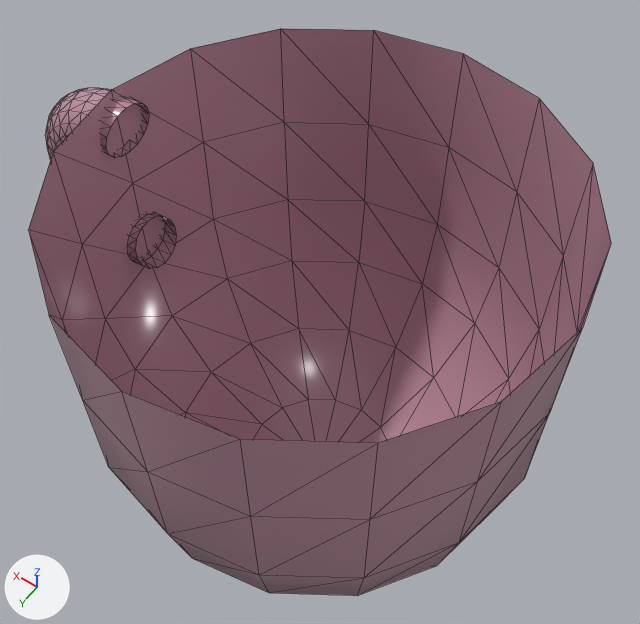
The glTF model media/shop/taza.glb, before and after one commit.
The view is the same before and after, from a 50 mm lens placed at (-0.65, 0.91, 2.049), pointed at (0.062, -0.087, 0.483). The lights are fixed; the arrows at lower left show +X, +Y and +Z. Mesh edges are drawn as thin lines. Where no turn or scale is listed for an object, it has been applied to the vertices. Vertices at the same position are counted once.

Objects in the first picture: 'Cápsula', 'Toroide'.
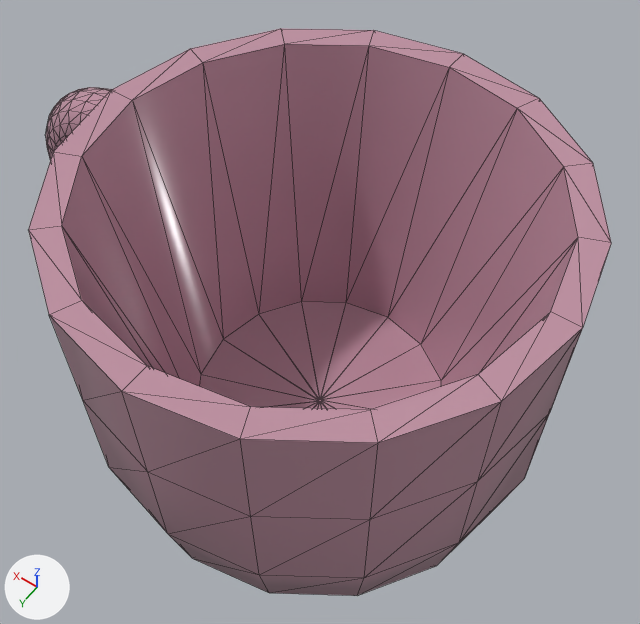
Patch to the scene script:
```diff
--- a/media/shop/taza.glb.py
+++ b/media/shop/taza.glb.py
@@ me_cápsula @@
 # used by ob_cápsula; location = (0.0, 0.0, 0.951)
-me_cápsula.from_pydata(...)  # 97 vertices, 176 faces; spans x -0.5..0.5, y -0.5..0.5, z -1.0..0.0
+me_cápsula.from_pydata(...)  # 145 vertices, 272 faces; spans x -0.5..0.5, y -0.5..0.5, z -1.0..0.0
+# me_cápsula part 1
+# 48 vertices are added at x -0.445..0.445, y -0.445..0.445, z -0.668..0.0
+# 96 new faces join them
 me_cápsula.materials.append(mat_mat_1)
```

Pixel boxes [x1, y1, x2, y2] of what changed, in the pictures (640 x 624 px):
part 1 of me_cápsula, added (purple)
    after: [28, 28, 611, 443]
